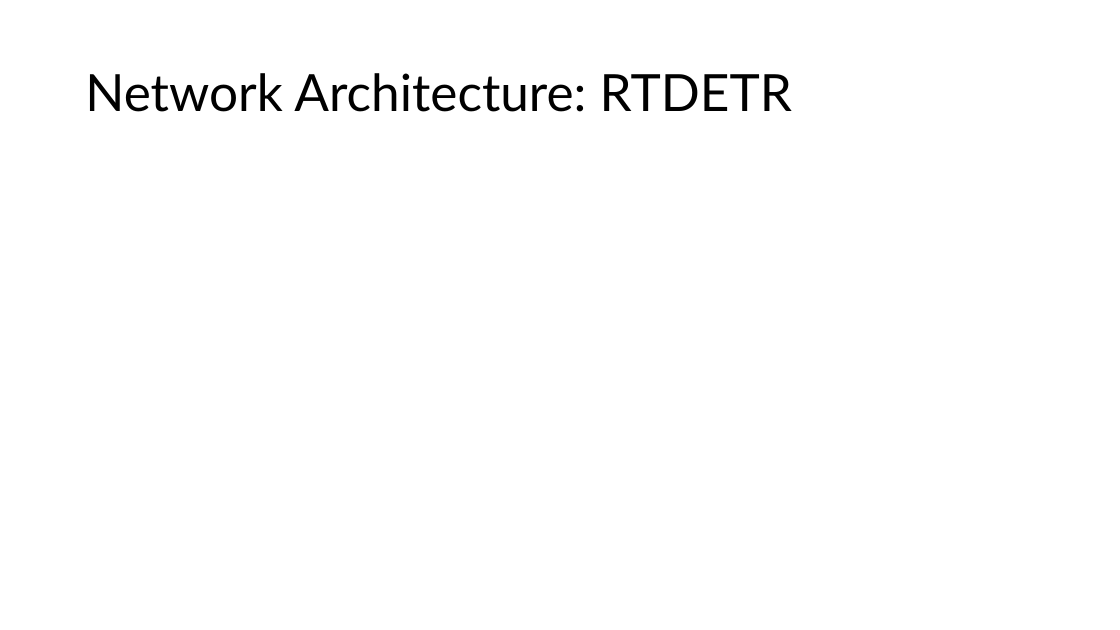
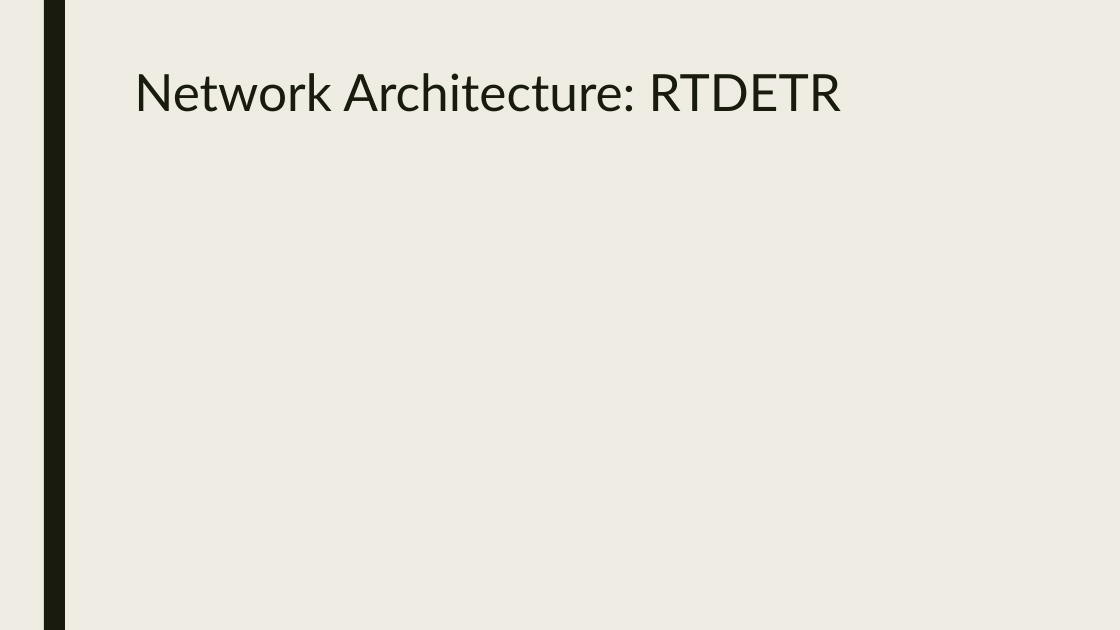
Before and after one commit to akshaygulabrao/research, a slide deck: slide 14 of Arete.pptx (slide 8 before the commit). Drawn at 1120x630 pixels with LibreOffice and Linux fonts; fonts in the diff are those of the drawing. Boxes give left, top, right and bottom in pixels: in the first picture for what was removed or moved away, otherwise in the second. Text is boxed around its words. In the diff, an @@ line names an element or a change of style, - is before the commit and + after.

```diff
--- a/Arete.pptx
+++ b/Arete.pptx
@@ background #FFFFFF to #EFEDE3 @@
@@ rectangle added at box(44, 0, 65, 630), fill #191B0E @@
@@ title "Network Architecture: RTDETR": place and size @@
-title "Network Architecture: RTDETR" at box(85, 73, 792, 112)
+title "Network Architecture: RTDETR" at box(134, 73, 841, 112)
@@ title "Network Architecture: RTDETR" at box(134, 73, 841, 112): text colour #000000 to #191B0E; line spacing 0.9 to 0.89; vertical alignment middle to top @@
```
Also in this commit, not shown: 5 other slides changed, 12 slides added, 4 slides removed, 2 other files.
